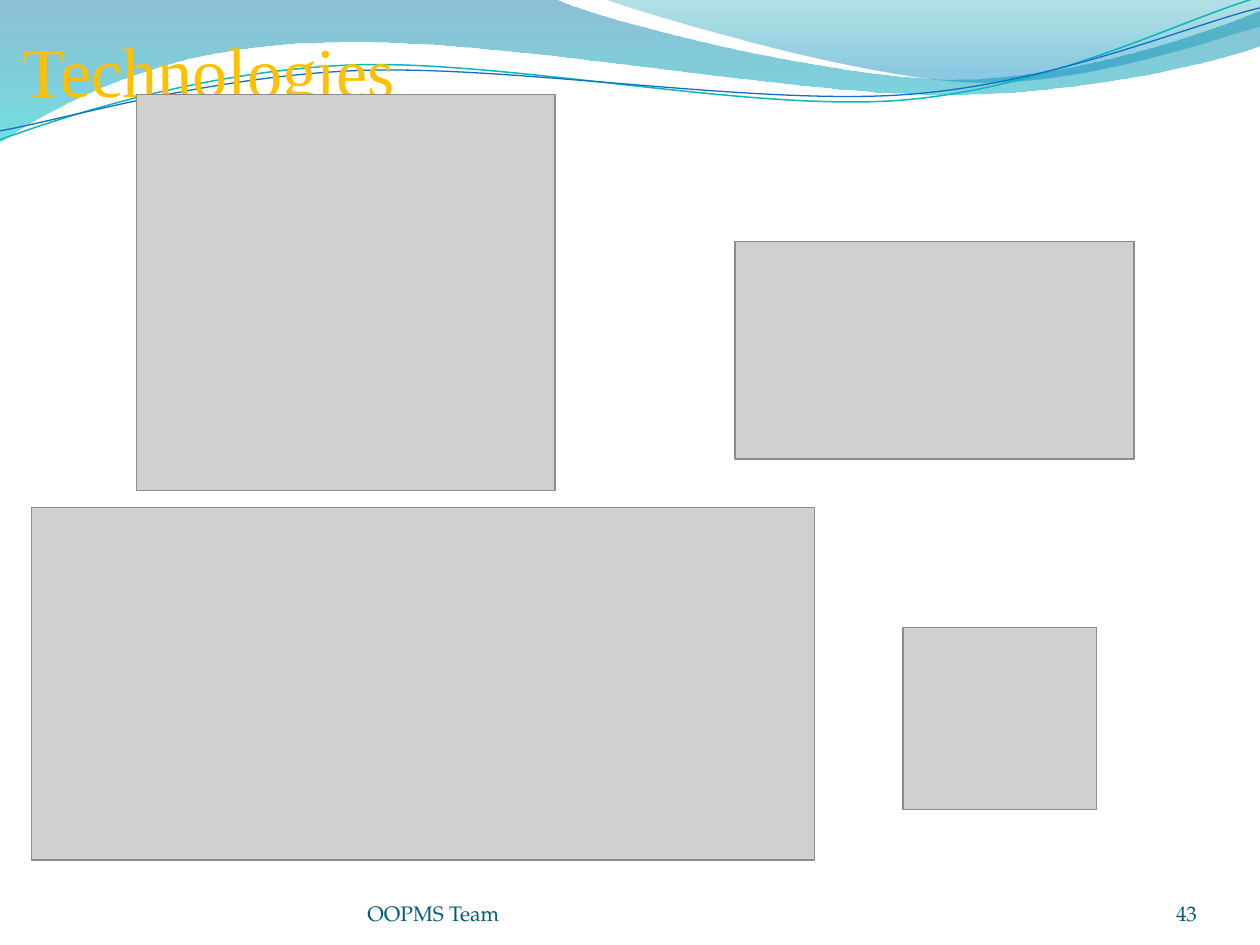
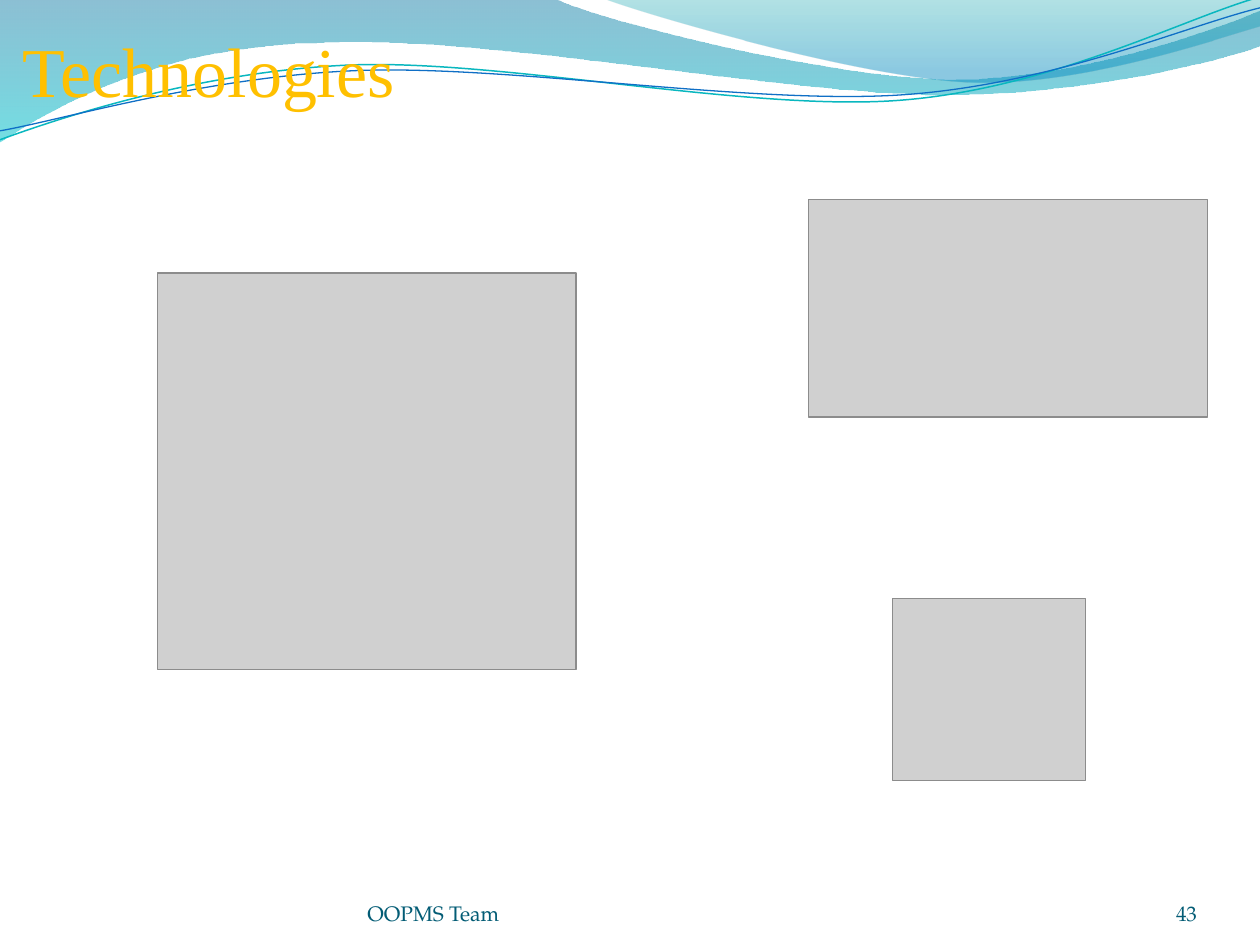
Before and after one commit to gofpattern/oopms, a slide deck: slide 43 of Document/Report/Presentation/OOPMS_Presentation_v1.0.pptx. Drawn at 1260x945 pixels with LibreOffice and Linux fonts; fonts in the diff are those of the drawing; grey boxes stand for pictures; background and template pictures are left out. Boxes give left, top, right and bottom in pixels: in the first picture for what was removed or moved away, otherwise in the second. Text is boxed around its words. In the diff, an @@ line names an element or a change of style, - is before the commit and + after.

```diff
--- a/Document/Report/Presentation/OOPMS_Presentation_v1.0.pptx
+++ b/Document/Report/Presentation/OOPMS_Presentation_v1.0.pptx
@@ picture moved from (x1=735, y1=242, x2=1134, y2=460) to (x1=809, y1=199, x2=1208, y2=417) @@
@@ picture moved from (x1=136, y1=94, x2=554, y2=491) to (x1=158, y1=273, x2=576, y2=670) @@
@@ picture removed at (x1=32, y1=508, x2=814, y2=861) @@
@@ picture moved from (x1=903, y1=627, x2=1096, y2=809) to (x1=892, y1=598, x2=1085, y2=780) @@
```
Also in this commit, not shown: 2 other slides changed, 1 other file.
